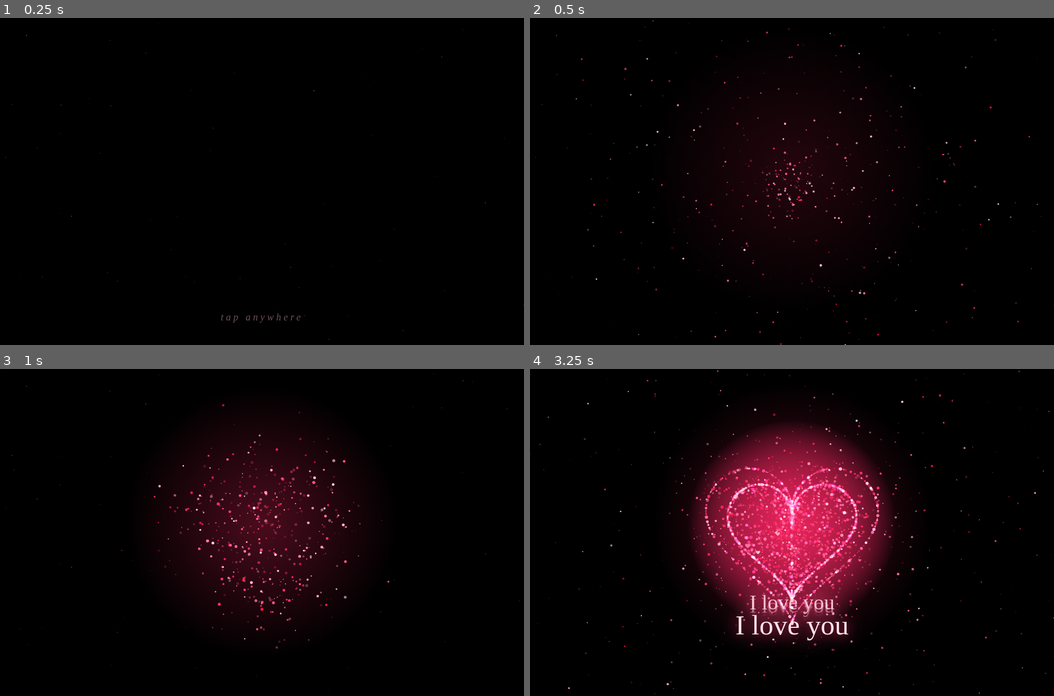
Above: before the commit, frames 1-4 (two rows, left to right).
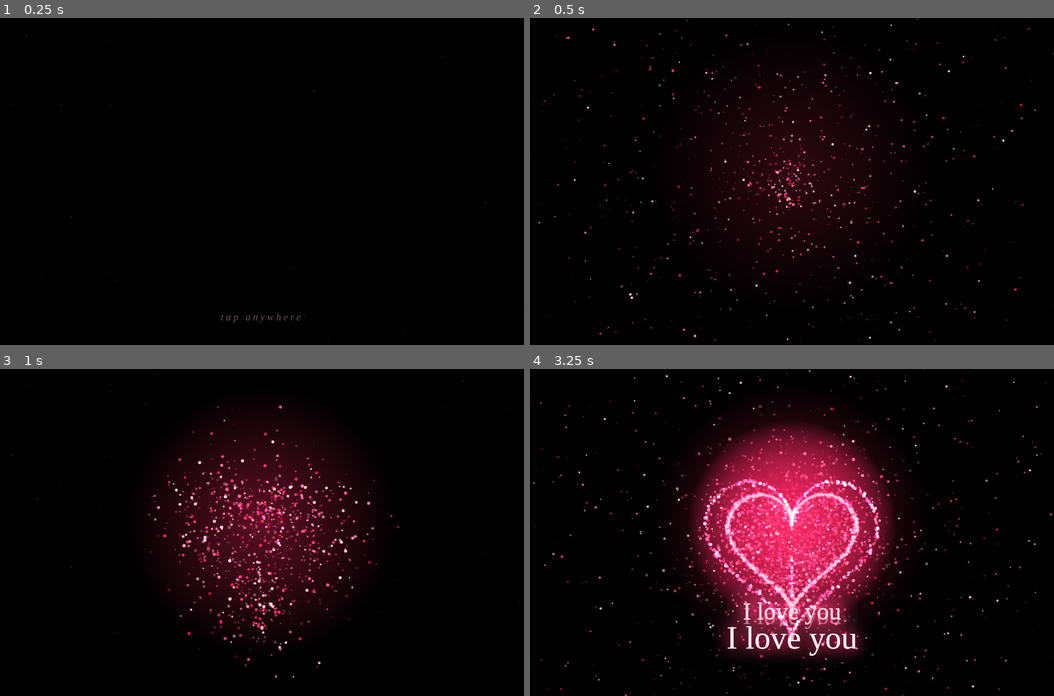
Above: after the commit, the same moments.

Repository: arimadzu-dev/my-games
Game: browser game, page love/index.html
Two runs of this game, one before a commit and one after it. Both use one fixed random seed, a clock stepped at 60 frames per second and the inputs below.
Inputs (mouse positions are in pixels of both pictures, inside the frame that each line leads up to):
- Up to frame 1 (0.25 s): no input
- Up to frame 2 (0.5 s): click (792, 181) at 0.27 s
- Up to frame 3 (1 s): no input
- Up to frame 4 (3.25 s): tap Space every 0.5 s from 1.1 to 3.1 s; tap Enter at 2.52 s

Frame 1 is identical in both runs. In frame 2, 1.8% of the frame differs, in the area x 1-100%, y 0-100%; in frame 3, 3.2%; in frame 4, 13%, in the area x 0-100%, y 0-100%.

Commit message:
fix: denser heart outline and readable text
Co-Authored-By: Claude Opus 5.5 <noreply@anthropic.com>

Diff:
--- a/love/index.html
+++ b/love/index.html
@@ -32,7 +32,7 @@
   const hint = document.getElementById('hint');
   const reduced = matchMedia('(prefers-reduced-motion: reduce)').matches;
 
-  const HEART_POINTS = 420;
+  const HEART_POINTS = 900;
   const ASSEMBLE_S = 1.3;
   const LIFE_S = 6.5;
   const FADE_S = 1.4;
@@ -69,12 +69,12 @@
     const points = Array.from({ length: HEART_POINTS }, (_, i) => {
       const t = (i / HEART_POINTS) * Math.PI * 2;
       const edge = heartAt(t);
-      const fill = Math.random() < 0.35 ? Math.sqrt(Math.random()) : 1;
+      const fill = Math.random() < 0.3 ? 0.25 + 0.7 * Math.random() : 0.97 + Math.random() * 0.06;
       const angle = Math.random() * Math.PI * 2, dist = Math.random() * Math.max(W, H) * 0.6;
       return {
-        tx: edge.x * fill, ty: edge.y * fill,
+        tx: edge.x * fill, ty: (edge.y + 2.5) * fill,
         sx: cx + Math.cos(angle) * dist, sy: cy + Math.sin(angle) * dist,
-        r: Math.random() * 1.8 + 0.6, c: pick(PALETTE), delay: Math.random() * 0.35, tw: Math.random() * 6
+        r: Math.random() * 1.6 + (fill > 0.9 ? 1.1 : 0.5), c: pick(PALETTE), delay: Math.random() * 0.35, tw: Math.random() * 6
       };
     });
     hearts.push({ cx, cy, size, points, age: 0 });
@@ -121,7 +121,7 @@
     // soft glow behind the heart
     const formed = ease(Math.min(1, h.age / ASSEMBLE_S));
     const glow = ctx.createRadialGradient(h.cx, h.cy - s * 2, 0, h.cx, h.cy - s * 2, s * 26);
-    glow.addColorStop(0, `rgba(255,40,100,${0.32 * formed * alpha})`);
+    glow.addColorStop(0, `rgba(255,40,100,${0.4 * formed * alpha})`);
     glow.addColorStop(1, 'rgba(255,40,100,0)');
     ctx.fillStyle = glow;
     ctx.fillRect(h.cx - s * 30, h.cy - s * 30, s * 60, s * 60);
@@ -140,18 +140,19 @@
     ctx.globalCompositeOperation = 'source-over';
 
     // the words
-    const textIn = Math.min(1, Math.max(0, (h.age - ASSEMBLE_S * 0.8) / 1.2));
+    const textIn = Math.min(1, Math.max(0, (h.age - ASSEMBLE_S * 0.6) / 0.9));
     if (textIn > 0) {
-      const fs = Math.max(34, s * 5.2);
+      const fs = Math.max(40, s * 6);
       ctx.save();
       ctx.globalAlpha = textIn * alpha;
       ctx.font = `${fs}px "Great Vibes", "Brush Script MT", cursive`;
       ctx.textAlign = 'center';
       ctx.textBaseline = 'top';
       ctx.shadowColor = '#ff2d6f';
-      ctx.shadowBlur = 24;
-      ctx.fillStyle = '#ffe3ec';
-      ctx.fillText('I love you', h.cx, h.cy + s * 15 + (1 - textIn) * 14);
+      ctx.shadowBlur = 30;
+      ctx.fillStyle = '#fff0f5';
+      ctx.fillText('I love you', h.cx, h.cy + s * 17 + (1 - textIn) * 14);
+      ctx.fillText('I love you', h.cx, h.cy + s * 17 + (1 - textIn) * 14);
       ctx.restore();
     }
   }
